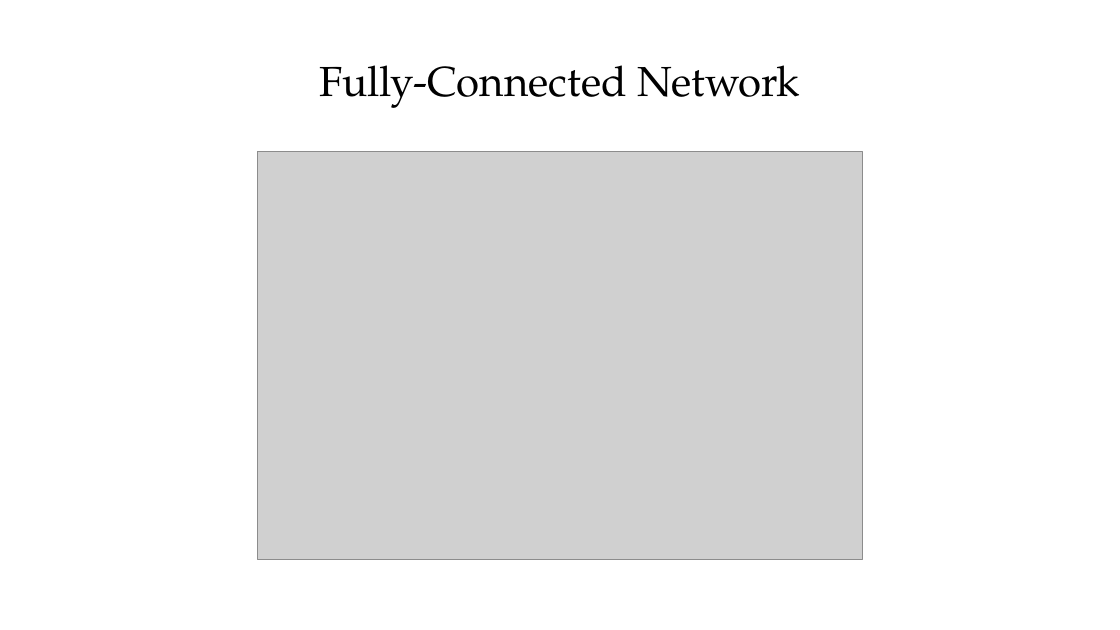
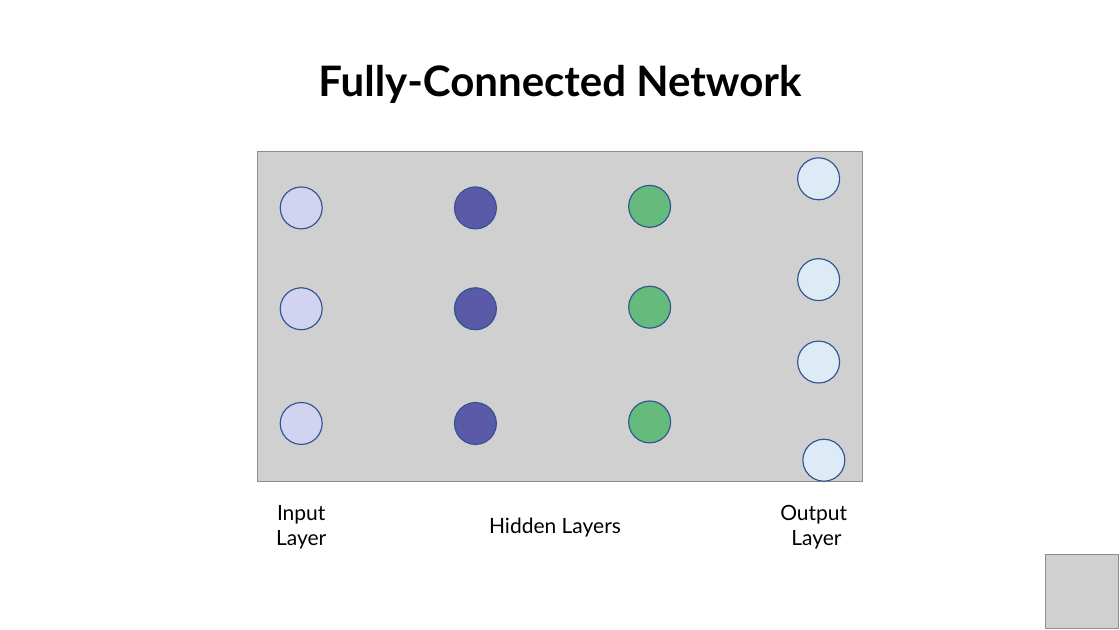
Before and after one commit to PracticumAI/deep_learning, a slide deck: slide 12 of presentations/01_deep_learn_intro.pptx (slide 16 before the commit). Drawn at 1120x630 pixels with LibreOffice and Linux fonts; fonts in the diff are those of the drawing; grey boxes stand for pictures. Boxes give left, top, right and bottom in pixels: in the first picture for what was removed or moved away, otherwise in the second. Text is boxed around its words. In the diff, an @@ line names an element or a change of style, - is before the commit and + after.

```diff
--- a/presentations/01_deep_learn_intro.pptx
+++ b/presentations/01_deep_learn_intro.pptx
@@ title "Fully-Connected Network" at [318,64,801,103]: font TeX Gyre Pagella to Lato, bold on @@
@@ picture: place and size @@
-picture at [258,151,862,560]
+picture at [258,151,862,481]
@@ ellipse added at [798,158,840,200], fill #DCEBF5, outline #325491 1 pt @@
@@ ellipse added at [281,187,323,229], fill #D2D2F1, outline #325491 1 pt @@
@@ ellipse added at [455,187,497,229], fill #5A5AA8, outline #325491 1 pt @@
@@ ellipse added at [628,186,670,228], fill #65BB7B, outline #325491 1 pt @@
@@ ellipse added at [798,259,840,301], fill #DCEBF5, outline #325491 1 pt @@
@@ ellipse added at [281,288,323,330], fill #D2D2F1, outline #325491 1 pt @@
@@ ellipse added at [455,288,497,330], fill #5A5AA8, outline #325491 1 pt @@
@@ ellipse added at [628,287,670,329], fill #65BB7B, outline #325491 1 pt @@
@@ ellipse added at [798,341,840,383], fill #DCEBF5, outline #325491 1 pt @@
@@ ellipse added at [281,402,323,444], fill #D2D2F1, outline #325491 1 pt @@
@@ ellipse added at [455,402,497,444], fill #5A5AA8, outline #325491 1 pt @@
@@ ellipse added at [628,401,670,443], fill #65BB7B, outline #325491 1 pt @@
@@ ellipse added at [803,439,845,481], fill #DCEBF5, outline #325491 1 pt @@
@@ text added at [276,505,326,549], 18 pt, text #000000 @@
+Input
+Layer
@@ text added at [780,504,847,549], 18 pt, text #000000 @@
+Output
+Layer
@@ text added at [489,517,621,537], 18 pt, text #000000 @@
+Hidden Layers
@@ picture added at [1045,555,1119,629] @@
```
Also in this commit, not shown: 15 other slides changed, 2 slides added, 6 slides removed, 3 other files.
